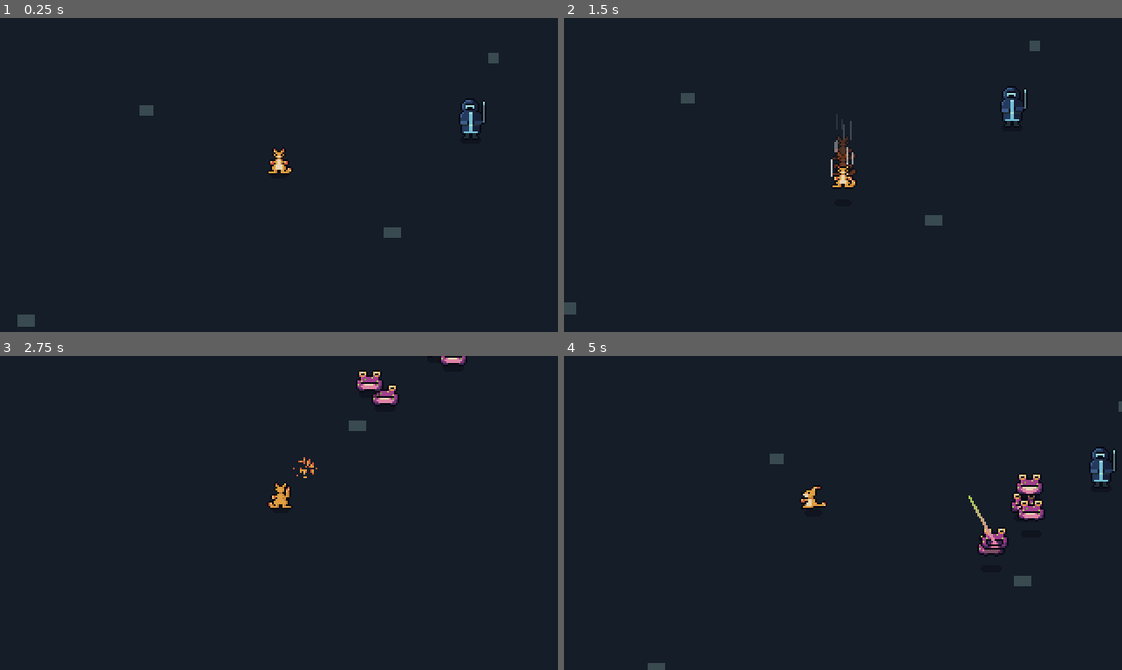
Above: before the commit, frames 1-4 (two rows, left to right).
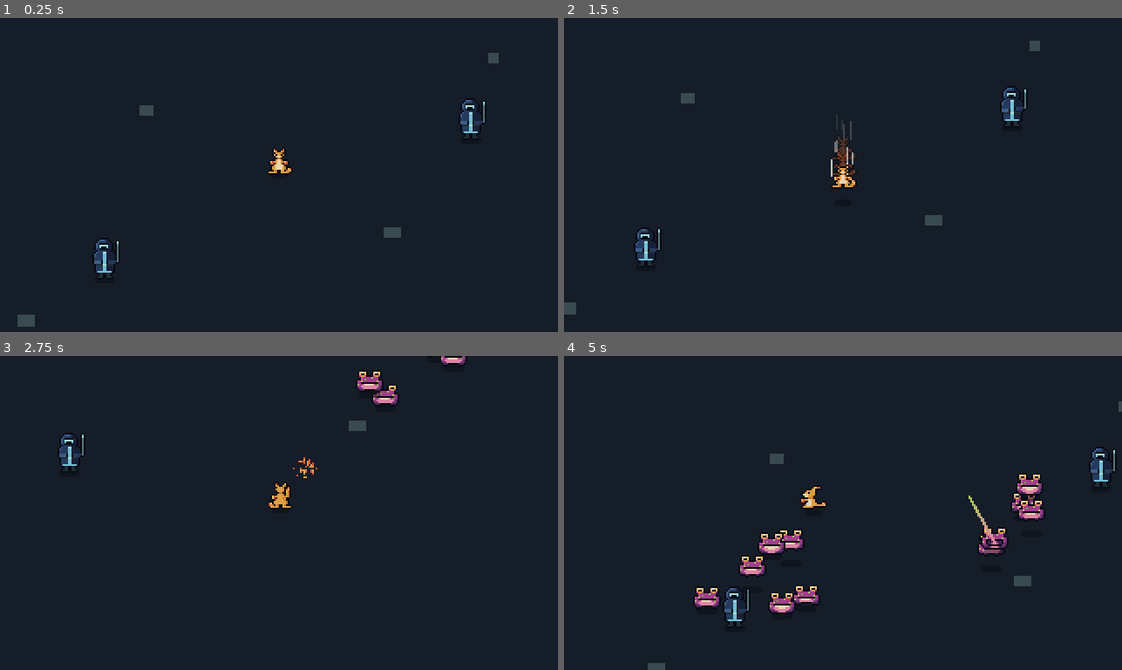
Above: after the commit, the same moments.

Repository: qmkDuran/my-own-art
Game: Godot game, scene res://scenes/main/main.tscn
The game is run twice, just before and just after one commit, with the same random seed, the same clock (stepped at 60 frames per second) and the same inputs.
Inputs (mouse positions are in pixels of both pictures, inside the frame that each line leads up to):
- Up to frame 1 (0.25 s): no input
- Up to frame 2 (1.5 s): move the mouse to (965, 159) at 0.52 s; press the mouse at (965, 159) at 0.53 s; hold D (move_right) 0.53-1.28 s; move the mouse to (731, 190) at 1.27 s; release the mouse at (731, 190) at 1.28 s; hold S (move_down) from 1.28 s (still down); tap Space (dodge) at 1.35 s
- Up to frame 3 (2.75 s): move the mouse to (334, 443) at 2.02 s; release S (move_down) at 2.03 s; press the mouse at (334, 443) at 2.03 s; hold D (move_right) from 2.03 s (still down)
- Up to frame 4 (5 s): move the mouse to (815, 575) at 2.77 s; release D (move_right) at 2.78 s; release the mouse at (815, 575) at 2.78 s; hold W (move_up) 2.78-3.53 s; tap Space (dodge) at 2.85, 4.35 s; move the mouse to (1010, 560) at 3.52 s; press the mouse at (1010, 560) at 3.53 s; hold A (move_left) from 3.53 s (still down); move the mouse to (675, 465) at 4.27 s; release the mouse at (675, 465) at 4.28 s

The runs differ from the first frame. In frame 1, 0.2% of the frame differs, in the area x 16-22%, y 70-82%; in frame 2, 0.2%; in frame 3, 0.2%; in frame 4, 1.3%, in the area x 23-46%, y 55-85%.

Commit message:
Test level: second Warden; park elite monsters and panic summons
The second Warden starts summoning 2s later so the waves overlap.

Co-Authored-By: Claude Opus 5.5 <noreply@anthropic.com>
Claude-Session: https://claude.ai/code/session_01YABBJVPWvaqtn34m5VQVCp

Diff:
--- a/scenes/main/main.tscn
+++ b/scenes/main/main.tscn
@@ -45,6 +45,10 @@
 [node name="Handler" parent="." instance=ExtResource("3_handler")]
 position = Vector2(110, -20)
 
+[node name="Handler2" parent="." instance=ExtResource("3_handler")]
+position = Vector2(-100, 60)
+first_summon_delay = 3.0
+
 [node name="Emberoo" parent="." instance=ExtResource("1_emberoo")]
 
 [node name="Camera" type="Camera2D" parent="Emberoo"]
Not shown, changed: PARKING_LOT.md
